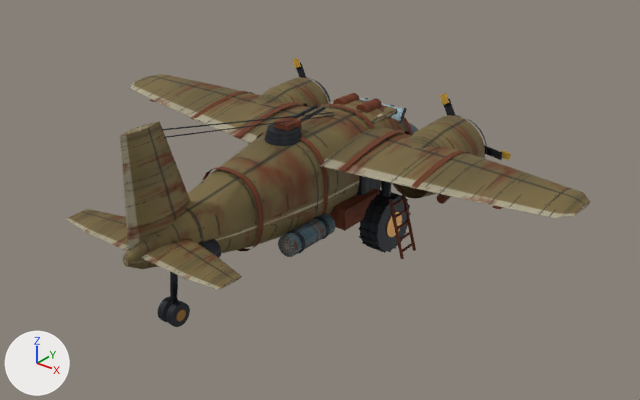
The glTF model assets/aircraft/scrapyard_plane.glb: old version first, new version second.
One viewpoint serves both versions: a 50 mm lens placed at (12.9, -15.1, 11.07), pointed at (0.75, 0.09, 1.65). The axes (+X, +Y, +Z) are drawn at lower left. The lights are the same throughout. The picture after the commit comes second. Where no turn or scale is listed for an object, it has been applied to the vertices. Vertices at exactly the same position are counted once.

The older version as bpy lines, for what is in view:
```python
ob_airframe = bpy.data.objects.new('airframe', me_airframe)
ob_airframe.parent = ob_scrapyard_plane_root
ob_airframe.location = (0.0, 0.0, 0.0)
ob_cockpit_glass = bpy.data.objects.new('cockpit_glass', me_cockpit_glass)
ob_cockpit_glass.parent = ob_scrapyard_plane_root
ob_cockpit_glass.location = (0.0, 0.0, 0.0)
ob_gear_r = bpy.data.objects.new('gear_R', me_gear_r)
ob_gear_r.parent = ob_scrapyard_plane_root
ob_gear_r.location = (1.62, 1.65, 0.0)
ob_gear_tail = bpy.data.objects.new('gear_tail', me_gear_tail)
ob_gear_tail.parent = ob_scrapyard_plane_root
ob_gear_tail.location = (0.0, -4.15, 0.0)
ob_propeller_l = bpy.data.objects.new('propeller_L', me_propeller_l)
ob_propeller_l.location = (-2.48, 3.82, 2.38)
ob_propeller_r = bpy.data.objects.new('propeller_R', me_propeller_r)
ob_propeller_r.location = (2.48, 3.82, 2.38)
```
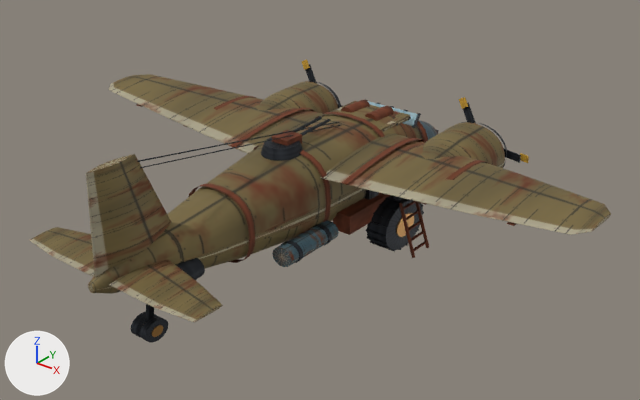
What differs and where, as boxes (x1, y1, x2, y2) in the pictures (640 x 400 px; the box of a moved part takes in the faces that stretch with it):
```json
{"object": "airframe", "change": "reshaped, rescaled", "before": [66, 74, 590, 290], "after": [29, 74, 611, 322], "on screen": "11% wider, 15% taller"}
{"object": "gear_R", "change": "moved, rescaled", "before": [359, 181, 416, 259], "after": [366, 193, 429, 258]}
{"object": "gear_tail", "change": "moved, rescaled", "before": [157, 272, 190, 327], "after": [131, 304, 168, 343]}
{"object": "propeller_R", "change": "moved", "before": [440, 93, 511, 160], "after": [459, 97, 529, 163], "on screen": "mostly hidden"}
{"object": "cockpit_glass", "change": "rescaled", "before": [359, 98, 404, 121], "after": [368, 101, 418, 126], "on screen": "mostly hidden"}
{"object": "propeller_L", "change": "moved", "before": [292, 58, 306, 77], "after": [302, 59, 342, 108], "on screen": "mostly hidden"}
{"part": 1, "of": "me_airframe", "change": "moved or reshaped", "before": [492, 206, 503, 209], "after": [507, 222, 516, 226]}
{"part": 2, "of": "me_airframe", "change": "moved or reshaped", "before": [130, 75, 156, 88], "after": [109, 74, 147, 89]}
{"part": 3, "of": "me_airframe", "change": "moved or reshaped", "before": [575, 201, 590, 215], "after": [593, 214, 611, 230]}
{"part": 4, "of": "me_airframe", "change": "moved or reshaped", "before": [555, 192, 590, 218], "after": [571, 204, 611, 235]}
```

Scene script edits in JSON lines:
```json
{"block": "me_airframe", "where": "me_airframe.from_pydata(...)  # 2767 vertices, 4636 faces; spans x -6.82..6.82, y -5.3..5.2, z 0.83..4.75"}
{"block": "me_airframe", "where": "# used by ob_airframe; parent = ob_scrapyard_plane_root; location = (0.0, 0.0, 0.0)"}
{"block": "me_airframe", "change": "me_airframe part 1: the loose piece of 36 vertices spanning x 5.27..5.43, y 0.22..2.1, z 2.67..2.99 is multiplied about its middle by the matrix ((1.0, 0.0, 0.0), (-0.14, 1.0, 0.0), (0.093, 0.0, 1.0)), then moved by (0.0, -0.14, 0.09)"}
{"block": "me_airframe", "change": "me_airframe part 2: all 18 vertices in x -6.55, y 0.47..1.92, z 2.77..2.98 are moved by (0.0, -0.36, 0.24)"}
{"block": "me_airframe", "change": "me_airframe part 3: all 19 vertices in x 6.82, y 0.8..1.65, z 2.81..2.91 are moved by (0.0, -0.42, 0.28)"}
{"block": "me_airframe", "change": "me_airframe part 4: all 18 vertices in x 6.55, y 0.47..1.92, z 2.77..2.98 are moved by (0.0, -0.36, 0.24)"}
{"op": "set", "path": "ob_airframe.scale", "old": "(1.0, 1.0, 1.0)", "new": "(1.08, 1.17, 0.9)"}
{"op": "set", "path": "ob_cockpit_glass.scale", "old": "(1.0, 1.0, 1.0)", "new": "(1.08, 1.17, 0.9)"}
{"op": "set", "path": "ob_propeller_l.location", "old": "(-2.48, 3.82, 2.38)", "new": "(-2.68, 4.47, 2.14)"}
{"op": "set", "path": "ob_propeller_r.location", "old": "(2.48, 3.82, 2.38)", "new": "(2.68, 4.47, 2.14)"}
{"op": "set", "path": "ob_gear_r.location", "old": "(1.62, 1.65, 0.0)", "new": "(1.75, 1.931, 0.0)"}
{"op": "set", "path": "ob_gear_r.scale", "old": "(1.0, 1.0, 1.0)", "new": "(1.08, 1.17, 0.9)"}
{"op": "set", "path": "ob_gear_tail.location", "old": "(0.0, -4.15, 0.0)", "new": "(0.0, -4.856, 0.0)"}
{"op": "set", "path": "ob_gear_tail.scale", "old": "(1.0, 1.0, 1.0)", "new": "(1.08, 1.17, 0.9)"}
```
